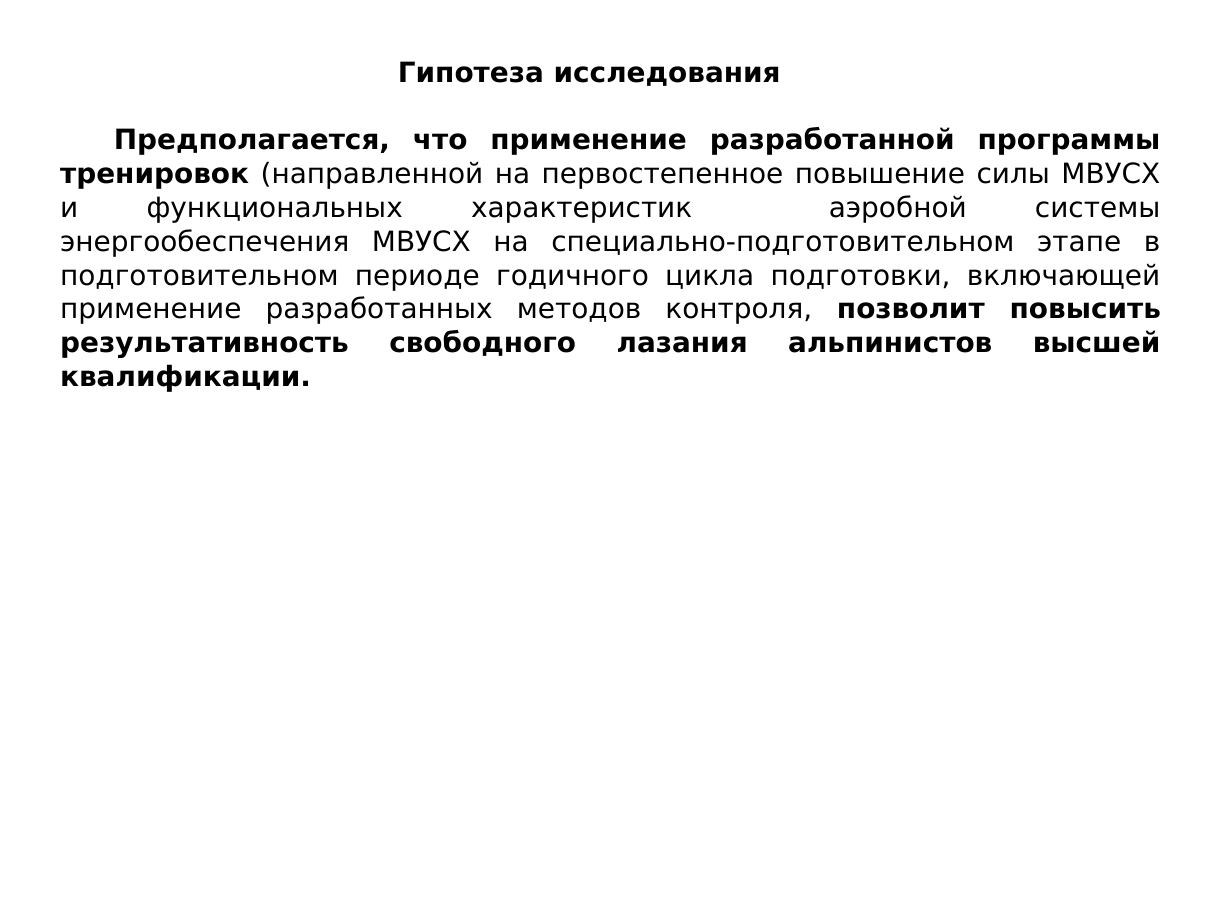
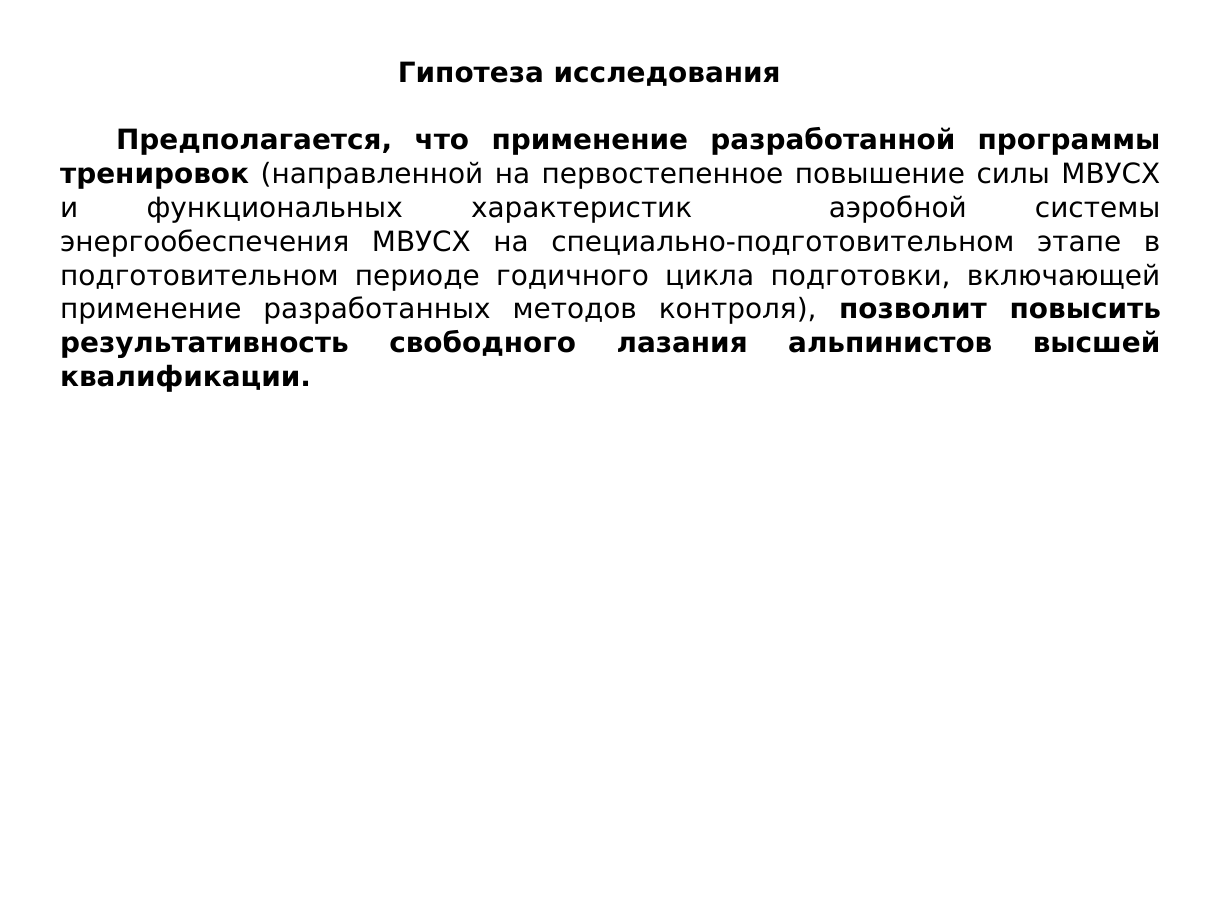
Before and after one commit to VlasenkoPavel/pv-repo, a slide deck: slide 5 of Prezent Vlasenko.ppt (slide 6 before the commit). Drawn at 1232x924 pixels with LibreOffice and Linux fonts; fonts in the diff are those of the drawing. Boxes give left, top, right and bottom in pixels: in the first picture for what was removed or moved away, otherwise in the second. Text is boxed around its words. In the diff, an @@ line names an element or a change of style, - is before the commit and + after.

```diff
--- a/Prezent Vlasenko.ppt
+++ b/Prezent Vlasenko.ppt
@@ text at [60,127,1161,392]: text changed @@
-Предполагается, что применение разработанной программы тренировок (направленной на первостепенное повышение силы МВУСХ и функциональных характеристик аэробной системы энергообеспечения МВУСХ на специально-подготовительном этапе в подготовительном периоде годичного цикла подготовки, включающей применение разработанных методов контроля, позволит повысить результативность свободного лазания альпинистов высшей квалификации.
+Предполагается, что применение разработанной программы тренировок (направленной на первостепенное повышение силы МВУСХ и функциональных характеристик аэробной системы энергообеспечения МВУСХ на специально-подготовительном этапе в подготовительном периоде годичного цикла подготовки, включающей применение разработанных методов контроля), позволит повысить результативность свободного лазания альпинистов высшей квалификации.
```
Also in this commit, not shown: 4 other slides changed, 3 slides added, 9 slides removed, 1 other file.
